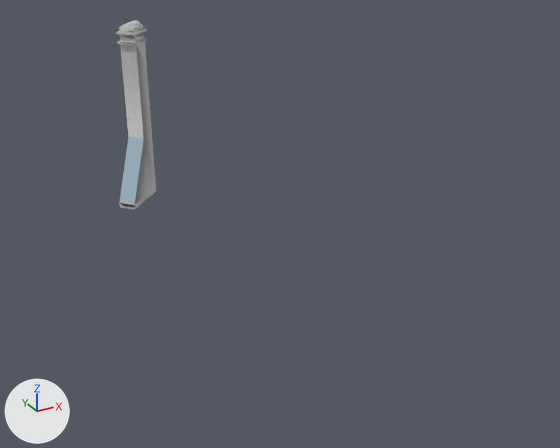
What one commit did to the COLLADA model dae/steny_vnitrni.dae.
The view is the same before and after, from a camera (50 mm lens) standing at (-12.3, -23.4, 17.2) and looking at (1.1, 1.1, 4.9). The axes (+X, +Y, +Z) are drawn at lower left. The lights are the same throughout. Where no turn or scale is listed for an object, it has been applied to the vertices. Vertices at the same position are counted once.

Objects in the first picture: 'SketchUp', 'instance_1'.
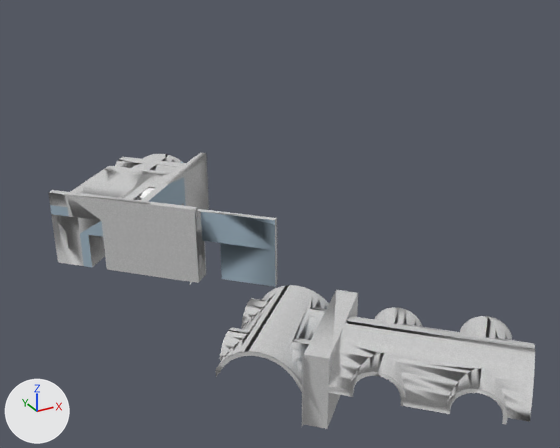
What differs and where, as boxes (x1, y1, x2, y2) in the pictures (560 x 448 px):
'SketchUp', recoloured, reshaped (1184% wider, 65% taller)
    before: (119, 42, 156, 209)
    after: (48, 152, 535, 429)
'instance_1', deleted
    before: (116, 20, 147, 45)

The change, as a diff of the scene's bpy script:
```diff
--- a/dae/steny_vnitrni.dae.py
+++ b/dae/steny_vnitrni.dae.py
@@ img_granite_dark_gray_jpg @@
+img_granite_dark_gray_jpg = load_image('Granite_Dark_Gray.jpg', 'steny_vnitrni/Granite_Dark_Gray.jpg', 350, 350, 'sRGB')
@@ mat_material @@
 mat_material = principled_material('material')
-mat_material.base_color = (0.361, 0.474, 0.565)  # blue #a2b7c6
+mat_material.base_color = (1.0, 1.0, 1.0)  # white #ffffff
 mat_material.roughness = 0.9
@@ mat_wood_lumber_buttjoined_5 @@
+mat_wood_lumber_buttjoined_5 = principled_material('__Wood_Lumber_ButtJoined_5')
+mat_wood_lumber_buttjoined_5.base_color = (0.371, 0.314, 0.162)  # beige #a49870
+mat_wood_lumber_buttjoined_5.roughness = 0.9
@@ mat_wood_lumber_buttjoined_1 @@
+mat_wood_lumber_buttjoined_1 = principled_material('__Wood_Lumber_ButtJoined_1')
+mat_wood_lumber_buttjoined_1.base_color = (0.0704, 0.011, 0.00212)  # brown #4b1b07
+mat_wood_lumber_buttjoined_1.roughness = 0.9
@@ mat_material_0 @@
+mat_material_0 = principled_material('material_0')
+mat_material_0.base_color = (0.361, 0.474, 0.565)  # blue #a2b7c6
+mat_material_0.roughness = 0.9
@@ mat_granite_dark_gray @@
+mat_granite_dark_gray = principled_material('Granite_Dark_Gray')
+mat_granite_dark_gray.texture = img_granite_dark_gray_jpg
+mat_granite_dark_gray.roughness = 0.9
@@ me_sketchup @@
 # used by ob_sketchup; location = (0.0, 0.0, 0.0)
-me_sketchup.from_pydata(...)  # 30 vertices, 63 faces; spans x -3.19..-1.11, y 7.5..9.55, z 3.98..10.97
-me_sketchup.materials.append(mat_cladding_stucco_white_0)  # picture img_cladding_stucco_white_0_jpg
+me_sketchup.from_pydata(...)  # 2309 vertices, 5270 faces; spans x -8.02..6.68, y -10.12..15.32, z 0.35..4.84
+# me_sketchup part 1: 16 vertices removed from x -3.19..-1.11, y 7.5..9.55, z 3.98..10.97; 2295 vertices added at x -8.02..6.68, y -10.12..15.32, z 0.35..4.84
 me_sketchup.materials.append(mat_material)
+me_sketchup.materials.append(mat_cladding_stucco_white)  # picture img_cladding_stucco_white_jpg
+me_sketchup.materials.append(mat_material_0)  # blue #a2b7c6
+me_sketchup.materials.append(mat_wood_lumber_buttjoined_5)  # beige #a49870
+me_sketchup.materials.append(mat_granite_dark_gray)  # picture img_granite_dark_gray_jpg
+me_sketchup.materials.append(mat_wood_lumber_buttjoined_1)  # brown #4b1b07
@@ ob_instance_1 @@
-ob_instance_1 = bpy.data.objects.new('instance_1', me_instance_1)
-ob_instance_1.location = (-1.79, 8.27, 8.6)
```
